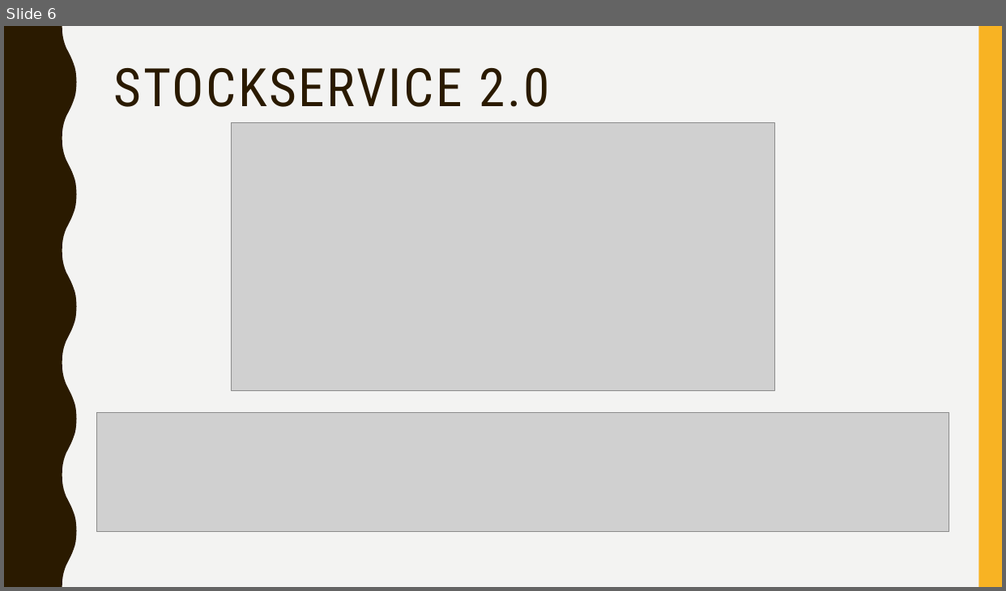
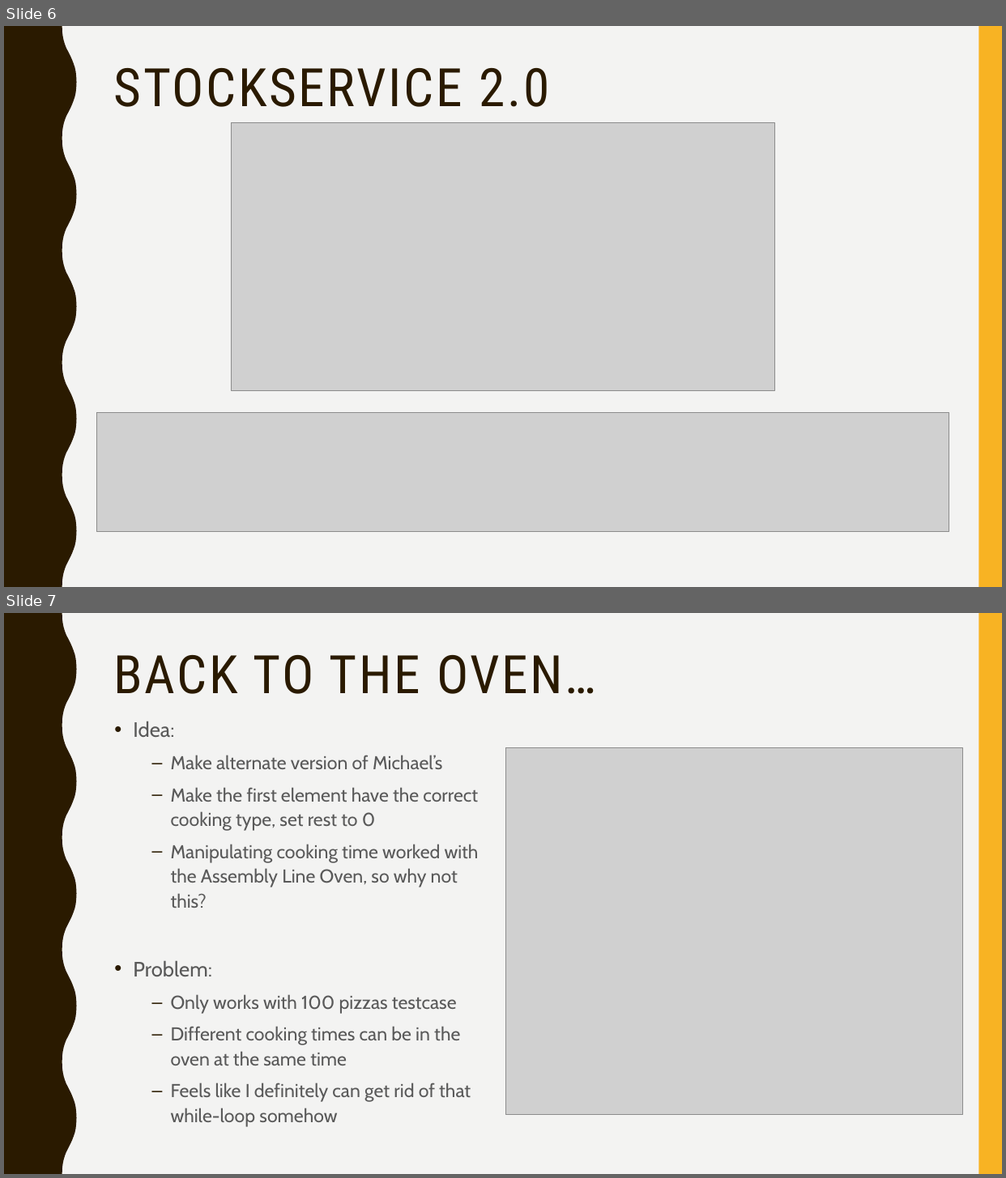
Before and after one commit to Exopi-Talent-Academy/PizzaSolutionRebekka, a slide deck: PizzaSolution Presentation.pptx. Shown one above the other, each under a label of ours: slide 6 before the commit, slides 6 and 7 after it. The pictures are 1006x591 and 1006x1178 pixels, drawn with LibreOffice and Linux fonts; fonts in the diff are those of the drawing; grey boxes stand for pictures. Boxes give left, top, right and bottom in pixels: in the first picture for what was removed or moved away, otherwise in the second. Text is boxed around its words. In the diff, an @@ line names an element or a change of style, - is before the commit and + after.

Commit message:
More work on the oven and presentation

```diff
--- a/PizzaSolution Presentation.pptx
+++ b/PizzaSolution Presentation.pptx
@@ slide 7 added at bbox=[4, 613, 1002, 1174], background #F3F3F2; not listed: 2 template elements that a slide beside it also shows @@
@@ title added at bbox=[114, 655, 596, 694], 51 pt, text #2A1A00 @@
+BACK TO THE OVEN…
@@ text added at bbox=[133, 721, 479, 1127], 18 pt, text #595959 @@
+• Idea:
+  – Make alternate version of Michael’s
+  – Make the first element have the correct cooking type, set rest to 0
+  – Manipulating cooking time worked with the Assembly Line Oven, so why not this?
+• Problem:
+  – Only works with 100 pizzas testcase
+  – Different cooking times can be in the oven at the same time
+  – Feels like I definitely can get rid of that while-loop somehow
@@ picture added at bbox=[506, 747, 963, 1114] @@
```
Also in this commit, not shown: 1 slide changed, 3 other slides added, 2 slides removed, 1 other file.
